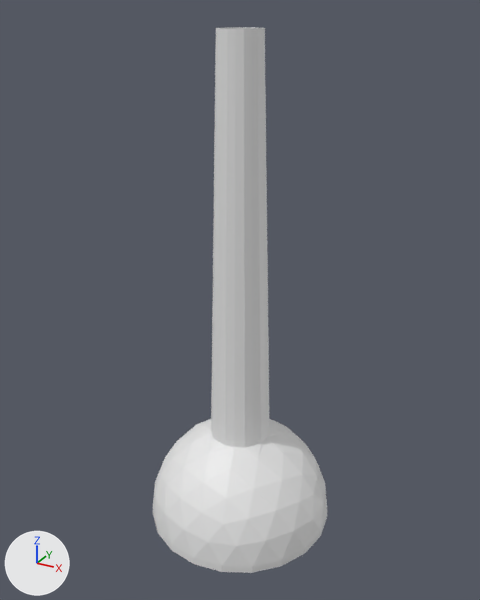
One commit to the FBX model hovership/Assets/Meshes/well_tunnel_chamber.fbx: the scene before it, then after it.
The view is the same before and after, from a 50 mm lens placed at (12.73, -23.15, 20.77), pointed at (-0.04, 0.06, 9.17). Every picture has the same lights, and +X, +Y and +Z are marked at lower left. Where no turn or scale is listed for an object, it has been applied to the vertices.

The older version as bpy lines, for what is in view:
```python
me_icosphere = bpy.data.meshes.new('Icosphere')
me_icosphere.from_pydata(...)  # 145 vertices, 211 faces; spans x -4.3..4.3, y -4.3..4.3, z -2.1..20.1
ob_chamber = bpy.data.objects.new('Chamber', me_icosphere)
ob_chamber.location = (0.0, 0.0, 0.0)
```
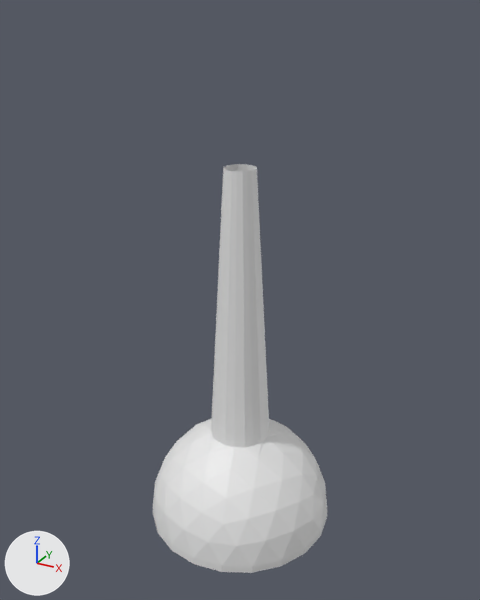
The newer file is also rescaled (x1.347), turned or shifted as a whole; pictures and numbers use the older file's frame.

What changed in the scene script:
```text
Change me_icosphere:
    where me_icosphere.from_pydata(...)  # 145 vertices, 211 faces; spans x -4.3..4.3, y -4.3..4.3, z -2.1..20.1
    used by ob_chamber; location = (0.0, 0.0, 0.0)
    me_icosphere part 1: all 20 vertices in x -0.9..0.9, y -0.9..0.9, z 20.1 are scaled about their middle by (0.742, 0.742, 0.444), then moved by (0.0, 0.0, -5.2)
```

Changed parts and their boxes [x1, y1, x2, y2] in the pictures (480 x 600 px; the box of a moved part takes in the faces that stretch with it):
'Chamber', reshaped (25% shorter)
    before: [153, 27, 327, 573]
    after: [153, 164, 327, 573]
part 1 of me_icosphere, moved or reshaped
    before: [211, 27, 270, 448]
    after: [211, 164, 270, 448]
